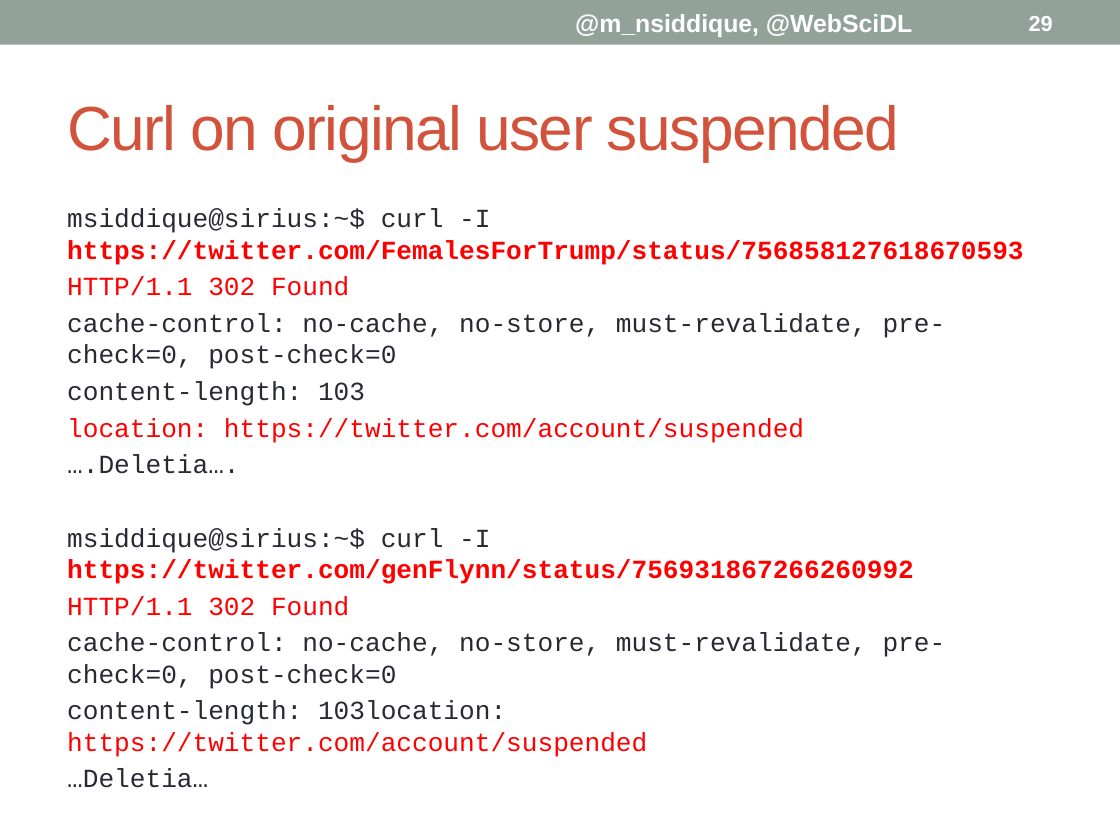
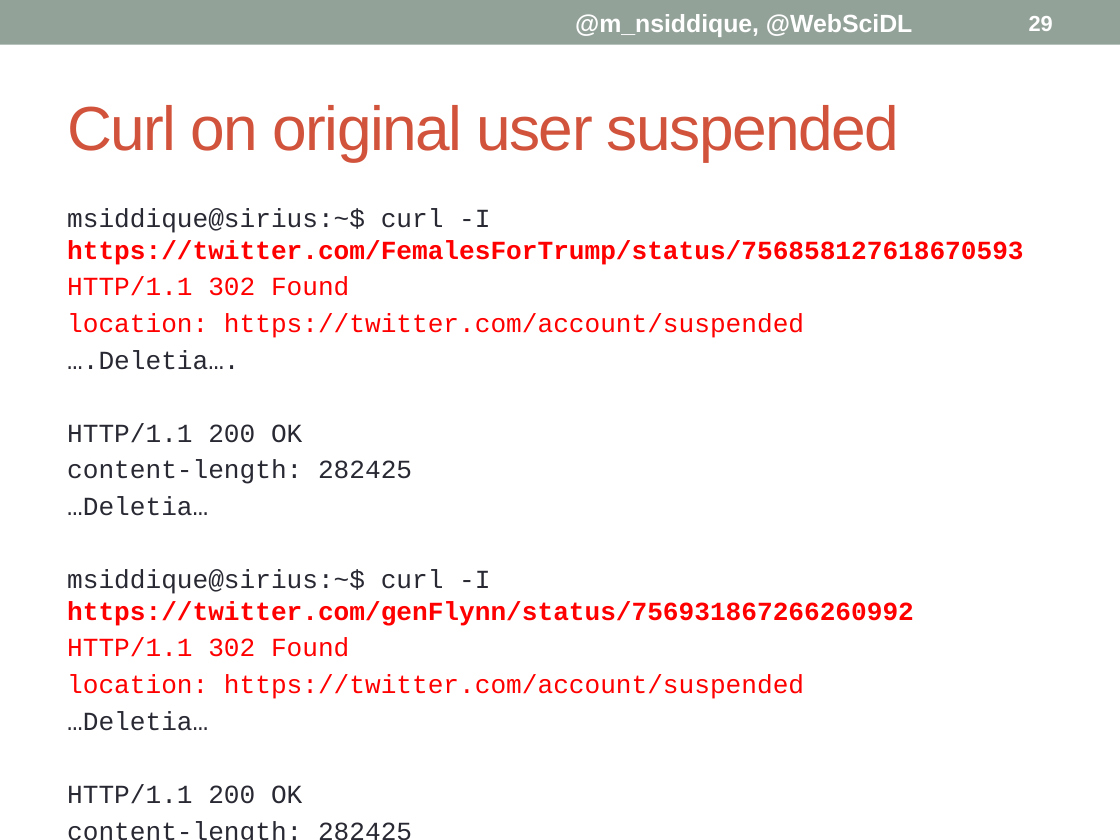
Before and after one commit to phonedude/cs895-s19, a slide deck: slide 29 of assignments/siddique/week-08-presentation/Delete Forensics.pptx. Drawn at 1120x840 pixels with LibreOffice and Linux fonts; fonts in the diff are those of the drawing. Boxes give left, top, right and bottom in pixels: in the first picture for what was removed or moved away, otherwise in the second. Text is boxed around its words. In the diff, an @@ line names an element or a change of style, - is before the commit and + after.

```diff
--- a/assignments/siddique/week-08-presentation/Delete Forensics.pptx
+++ b/assignments/siddique/week-08-presentation/Delete Forensics.pptx
@@ text at [67,314,946,406]: paragraphs removed @@
-cache-control: no-cache, no-store, must-revalidate, pre-check=0, post-check=0
-content-length: 103
@@ text at [67,424,412,516]: paragraphs added @@
+HTTP/1.1 200 OK
+content-length: 282425
+…Deletia…
@@ text at [67,675,804,699]: text changed; text colour #292934 to #FF0000 @@
-cache-control: no-cache, no-store, must-revalidate, pre-check=0, post-check=0
-content-length: 103location: https://twitter.com/account/suspended
+location: https://twitter.com/account/suspended
@@ text at [67,785,302,804]: paragraphs added @@
+HTTP/1.1 200 OK
+content-length: 282425
+…Deletia…
```
Also in this commit, not shown: 4 other slides changed.
